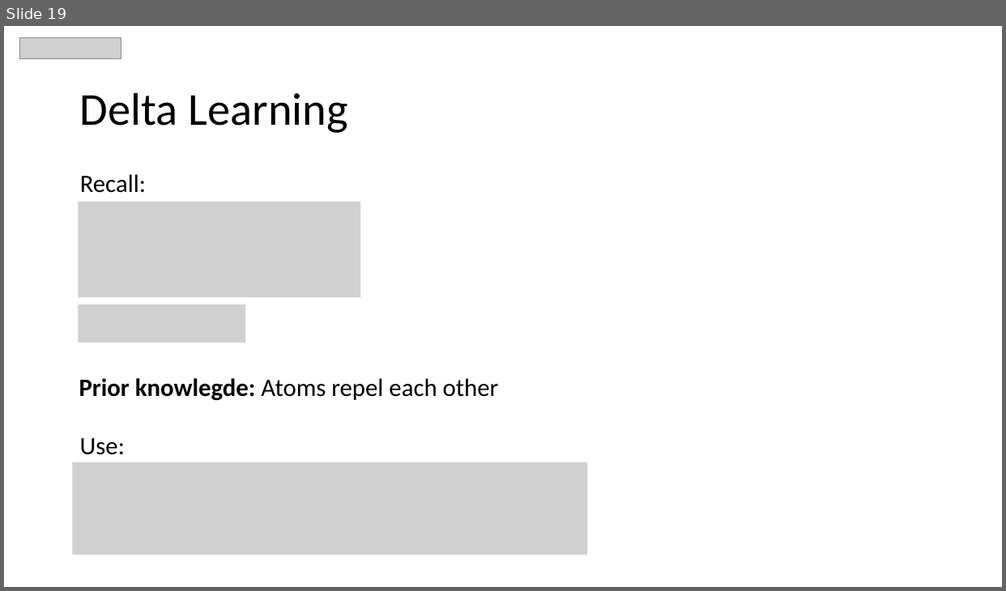
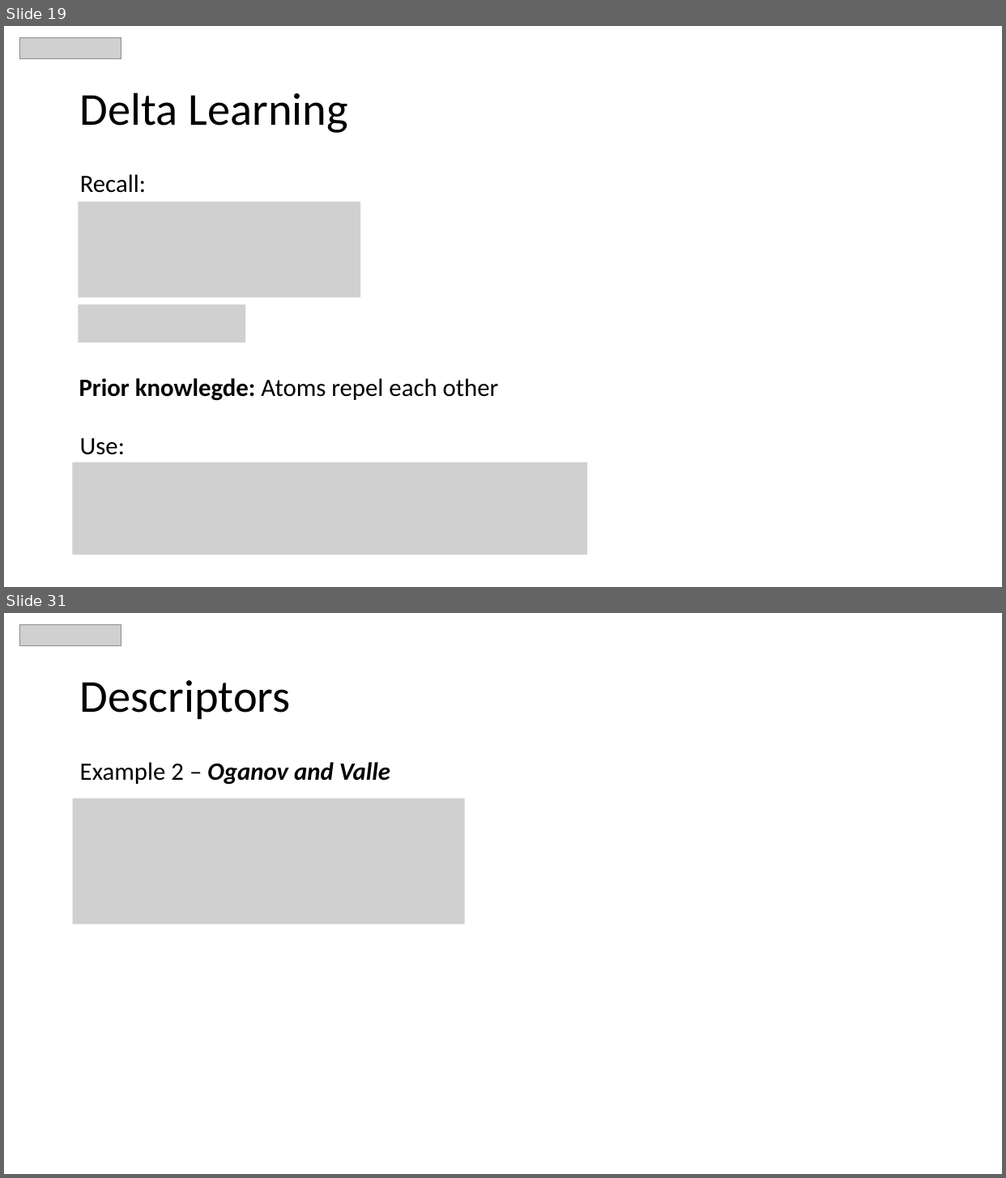
Before and after one commit to MaltheBisbo/learningForces, a slide deck: Presentations/Group meetings/2018-11-6-Malthe.pptx. Shown one above the other, each under a label of ours: slide 19 before the commit, slides 19 and 31 after it; the slides between them are not shown. The pictures are 1006x591 and 1006x1178 pixels, drawn with LibreOffice and Linux fonts; fonts in the diff are those of the drawing; grey boxes stand for pictures. Boxes give left, top, right and bottom in pixels: in the first picture for what was removed or moved away, otherwise in the second. Text is boxed around its words. In the diff, an @@ line names an element or a change of style, - is before the commit and + after.

```diff
--- a/Presentations/Group meetings/2018-11-6-Malthe.pptx
+++ b/Presentations/Group meetings/2018-11-6-Malthe.pptx
@@ slide 31 added at <box>4,613,1002,1174</box>, background #FFFFFF @@
@@ picture added at <box>20,624,121,645</box> @@
@@ title added at <box>80,680,291,719</box>, 44 pt, text #000000 @@
+Descriptors
@@ text added at <box>80,762,390,785</box>, 24 pt, text #000000, bold, italic @@
+Example 2 – Oganov and Valle
@@ picture added at <box>73,798,465,924</box> @@
```
Also in this commit, not shown: 18 other slides added, 2 slides removed, 3 other files.
